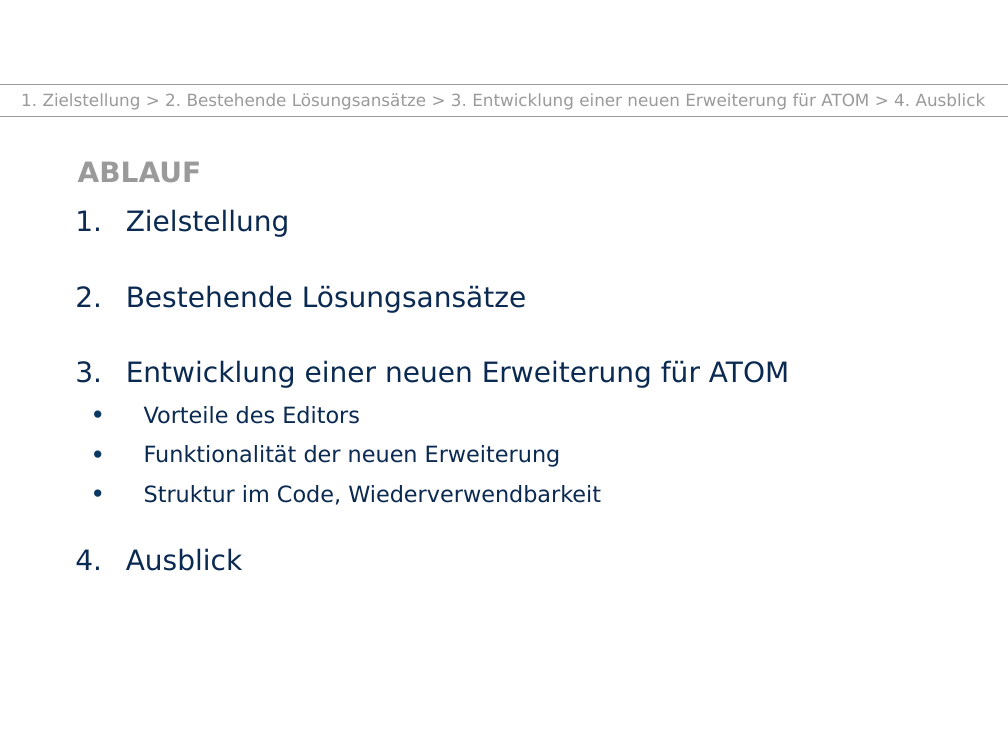
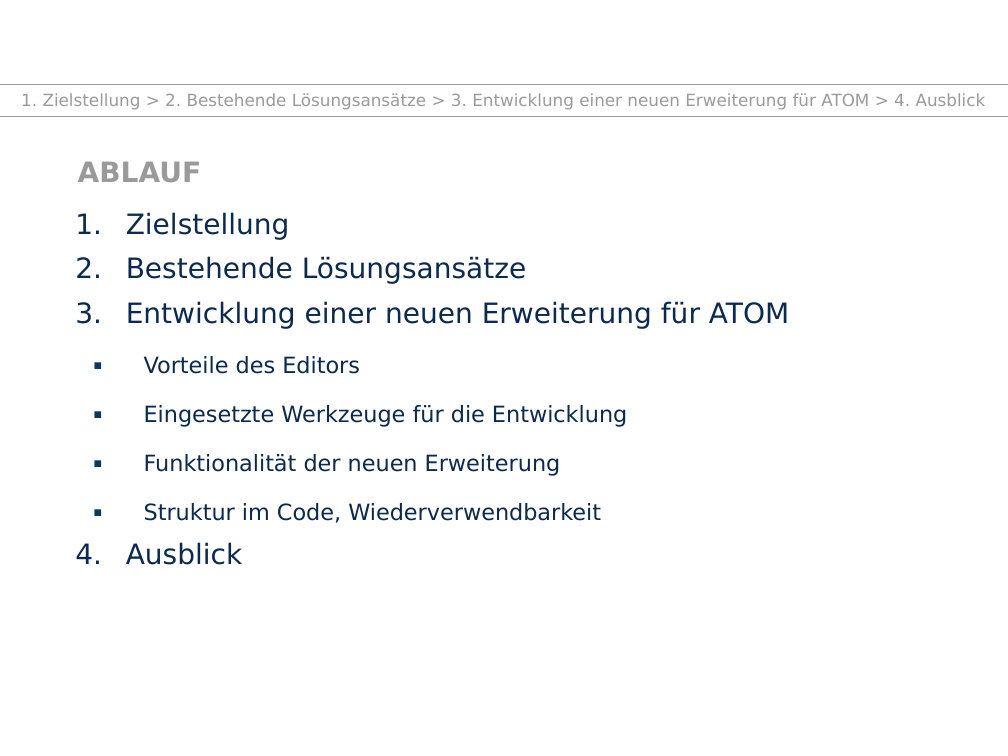
Before and after one commit to TUD-INF-IAI-MCI/agsbs_atom_package, a slide deck: slide 2 of presentation.pptx. Drawn at 1008x756 pixels with LibreOffice and Linux fonts; fonts in the diff are those of the drawing; background and template pictures are left out. Boxes give left, top, right and bottom in pixels: in the first picture for what was removed or moved away, otherwise in the second. Text is boxed around its words. In the diff, an @@ line names an element or a change of style, - is before the commit and + after.

Commit message:
add Struktur im Code und Wiederverwendbarkeit

```diff
--- a/presentation.pptx
+++ b/presentation.pptx
@@ text at (126, 212, 789, 565): line spacing 1 to 26pt; bullet • to ▪ @@
@@ text at (144, 405, 627, 427): paragraph added @@
+  ▪ Eingesetzte Werkzeuge für die Entwicklung
```
Also in this commit, not shown: 5 other slides changed, 4 slides added, 1 other file.
